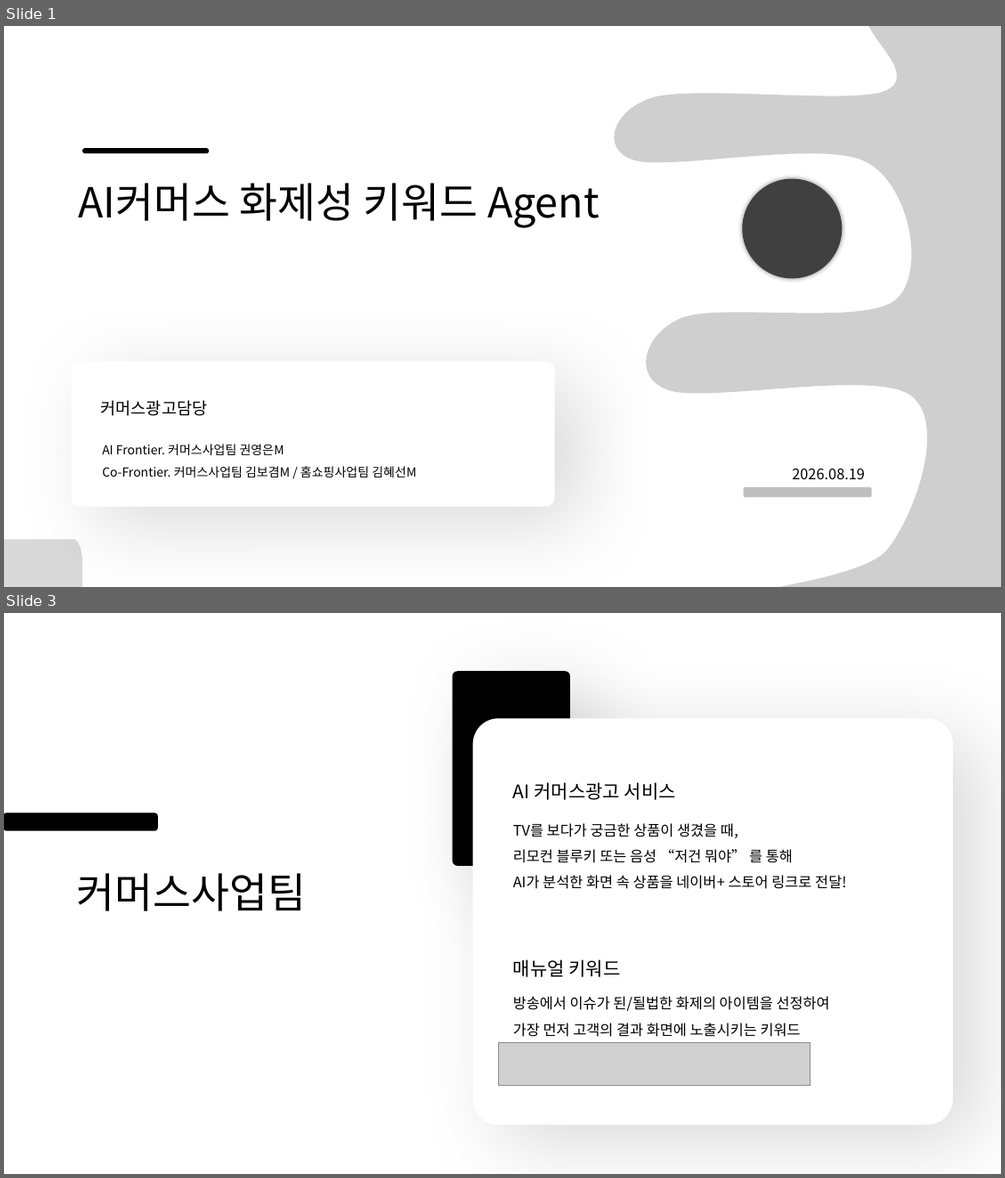
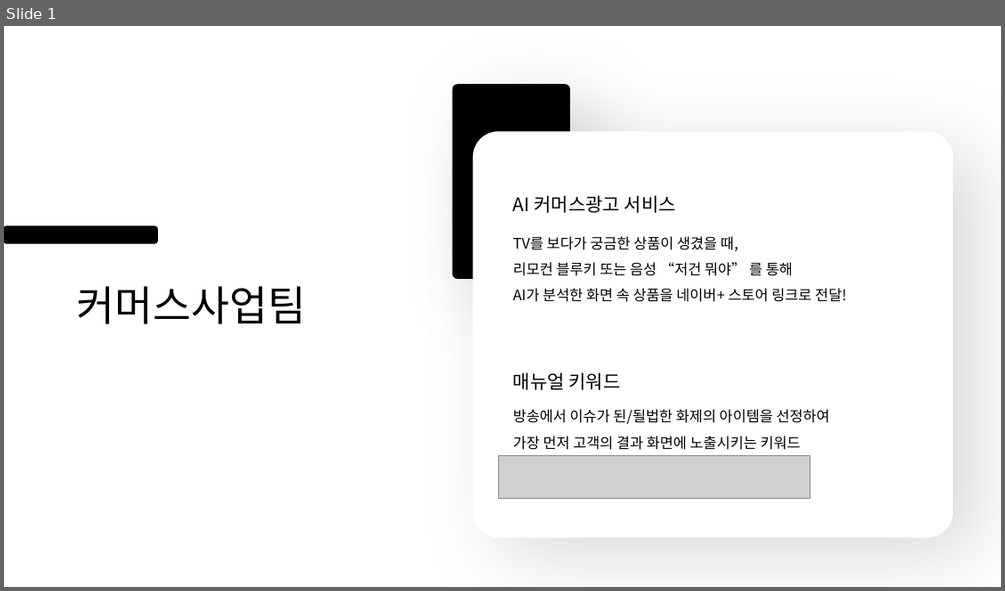
Before and after one commit to Kwon-YoungEun/commerce-keyword-agent, a slide deck: As-is.pptx. Shown one above the other, each under a label of ours: slides 1 and 3 before the commit, slide 1 after it; the slides between them are not shown. The pictures are 1005x1178 and 1005x591 pixels, drawn with LibreOffice and Linux fonts; fonts in the diff are those of the drawing; grey boxes stand for pictures. Boxes give left, top, right and bottom in pixels: in the first picture for what was removed or moved away, otherwise in the second. Text is boxed around its words. In the diff, an @@ line names an element or a change of style, - is before the commit and + after.

```diff
--- a/As-is.pptx
+++ b/As-is.pptx
@@ slide 1 removed at [4,26,1001,587], background #FFFFFF @@
@@ freeform shape removed at [615,26,1001,587] @@
@@ rounded rectangle removed at [82,148,209,153] @@
@@ text removed at [79,183,599,228] @@
-AI커머스 화제성 키워드 Agent
@@ ellipse removed at [742,178,841,278] @@
@@ rounded rectangle removed at [72,361,554,506] @@
@@ text removed at [101,400,208,416] @@
-커머스광고담당
@@ text removed at [102,443,416,477] @@
-AI Frontier. 커머스사업팀 권영은M
-Co-Frontier. 커머스사업팀 김보겸M / 홈쇼핑사업팀 김혜선M
@@ text removed at [792,468,865,479] @@
-2026.08.19
@@ rounded rectangle removed at [744,487,872,497] @@
@@ freeform shape removed at [4,539,82,587] @@
@@ what was slide 3 is now slide 1 @@
```
Also in this commit, not shown: 1 other slide removed, 1 other file.
